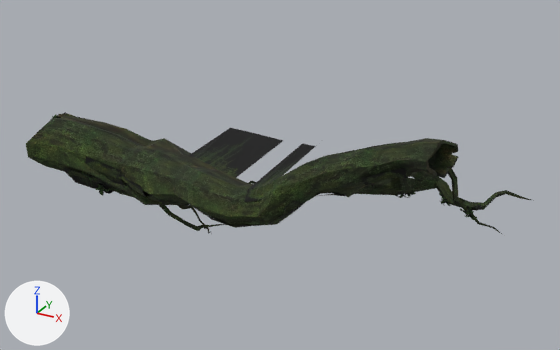
The OBJ model sceneobjs/jingling_01/jingling01_qiao03.obj: old version first, new version second.
Both versions are drawn from a 50 mm camera at (1286.0, -2204.0, 1086.0) aimed at (120.0, -83.0, 25.0). The lights are fixed; the arrows at lower left show +X, +Y and +Z. Where no turn or scale is listed for an object, it has been applied to the vertices. Vertices at the same position are counted once.

Objects in the first picture: 'jingling01_qiao03'.
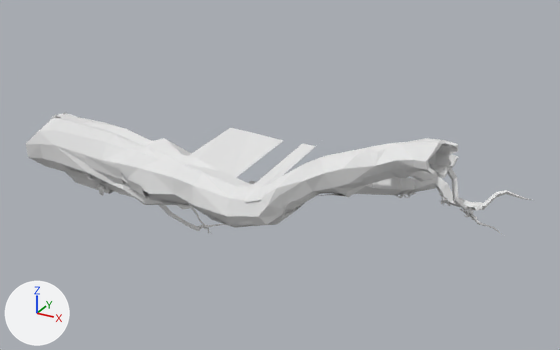
Location of each change, (x1, y1, x2, y2) in pixels of the pictures (560 x 350 px):
part 1 of me_jingling01_qiao03, recoloured
    both: (52, 114, 477, 220)
part 2 of me_jingling01_qiao03, recoloured (black to white)
    both: (54, 112, 483, 228)
part 3 of me_jingling01_qiao03, recoloured (black to grey)
    both: (57, 113, 459, 184)
part 4 of me_jingling01_qiao03, recoloured (green to white)
    both: (26, 116, 534, 235)

The change, as a diff of the scene's bpy script:
```diff
--- a/sceneobjs/jingling_01/jingling01_qiao03.obj.py
+++ b/sceneobjs/jingling_01/jingling01_qiao03.obj.py
@@ mat_material_4_1 @@
+mat_material_4_1 = principled_material('material_4')
+mat_material_4_1.base_color = (0.8, 0.8, 0.8)  # white #e7e7e7
+mat_material_4_1.roughness = 1.0
@@ mat_material_2_1 @@
+mat_material_2_1 = principled_material('material_2')
+mat_material_2_1.base_color = (0.8, 0.8, 0.8)  # white #e7e7e7
+mat_material_2_1.roughness = 1.0
@@ mat_material_1_1 @@
+mat_material_1_1 = principled_material('material_1')
+mat_material_1_1.base_color = (0.8, 0.8, 0.8)  # white #e7e7e7
+mat_material_1_1.roughness = 1.0
@@ mat_material_3_1 @@
+mat_material_3_1 = principled_material('material_3')
+mat_material_3_1.base_color = (0.8, 0.8, 0.8)  # white #e7e7e7
+mat_material_3_1.roughness = 1.0
@@ me_jingling01_qiao03 @@
 me_jingling01_qiao03.from_pydata(...)  # 1761 vertices, 2321 faces; spans x -918.0..925.0, y -451.0..109.0, z -354.0..309.0
 # used by ob_jingling01_qiao03; location = (0.0, 0.0, 0.0)
+# me_jingling01_qiao03 part 1: all 884 faces that had it switch from mat_material_2 (picture img_jingling01_qiao03_02_png) to mat_material_2_1 (white #e7e7e7)
+# me_jingling01_qiao03 part 2: all 227 faces that had it switch from mat_material_3 (picture img_jingling01_qiao03_03_png) to mat_material_3_1 (white #e7e7e7)
+# me_jingling01_qiao03 part 3: all 254 faces that had it switch from mat_material_4 (picture img_jingling01_qiao03_04_png) to mat_material_4_1 (white #e7e7e7)
+# me_jingling01_qiao03 part 4: all 956 faces that had it switch from mat_material_1 (picture img_jingling01_qiao03_01_png) to mat_material_1_1 (white #e7e7e7)
```
